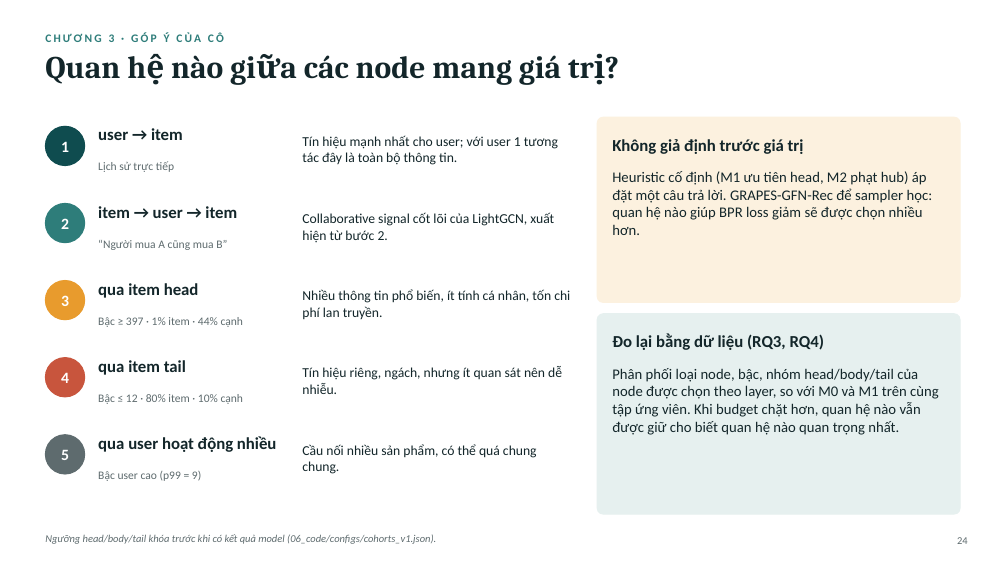
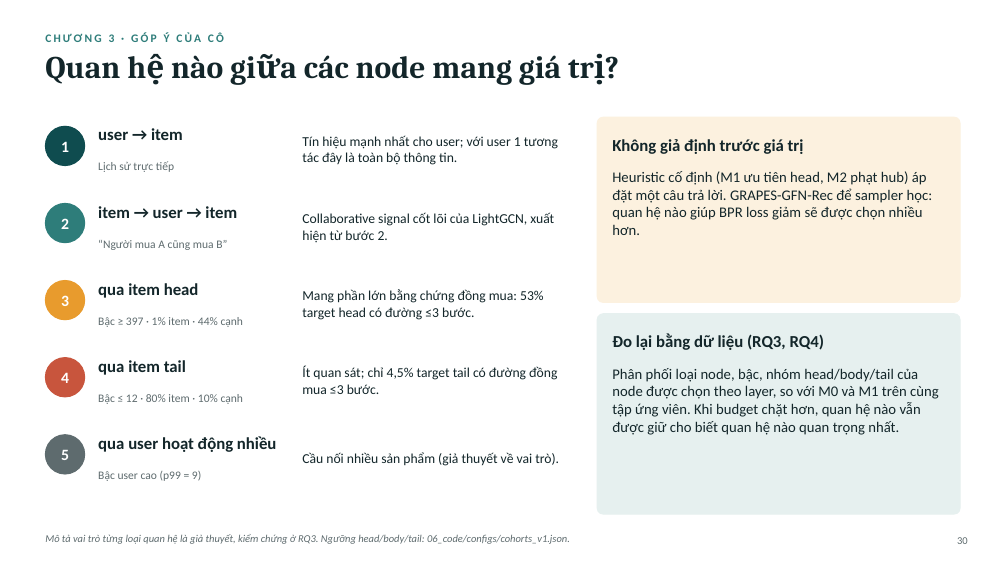
Before and after one commit to vanxuanty95/Ratruong, a slide deck: slide 30 of Do An/05_slides/THESIS_vn.pptx (slide 24 before the commit). Drawn at 1008x567 pixels with LibreOffice and Linux fonts; fonts in the diff are those of the drawing. Boxes give left, top, right and bottom in pixels: in the first picture for what was removed or moved away, otherwise in the second. Text is boxed around its words. In the diff, an @@ line names an element or a change of style, - is before the commit and + after.

```diff
--- a/Do An/05_slides/THESIS_vn.pptx
+++ b/Do An/05_slides/THESIS_vn.pptx
@@ text at (302,289,544,320): text changed @@
-Nhiều thông tin phổ biến, ít tính cá nhân, tốn chi phí lan truyền.
+Mang phần lớn bằng chứng đồng mua: 53% target head có đường ≤3 bước.
@@ text at (302,366,557,394): text changed @@
-Tín hiệu riêng, ngách, nhưng ít quan sát nên dễ nhiễu.
+Ít quan sát; chỉ 4,5% target tail có đường đồng mua ≤3 bước.
@@ text at (302,452,559,466): text changed @@
-Cầu nối nhiều sản phẩm, có thể quá chung chung.
+Cầu nối nhiều sản phẩm (giả thuyết về vai trò).
@@ text at (45,534,570,544): text changed @@
-Ngưỡng head/body/tail khóa trước khi có kết quả model (06_code/configs/cohorts_v1.json).
+Mô tả vai trò từng loại quan hệ là giả thuyết, kiểm chứng ở RQ3. Ngưỡng head/body/tail: 06_code/configs/cohorts_v1.json.
@@ text at (957,537,968,544): text changed @@
-24
+30
```
Also in this commit, not shown: 28 other slides changed, 6 slides added, 13 other files.
